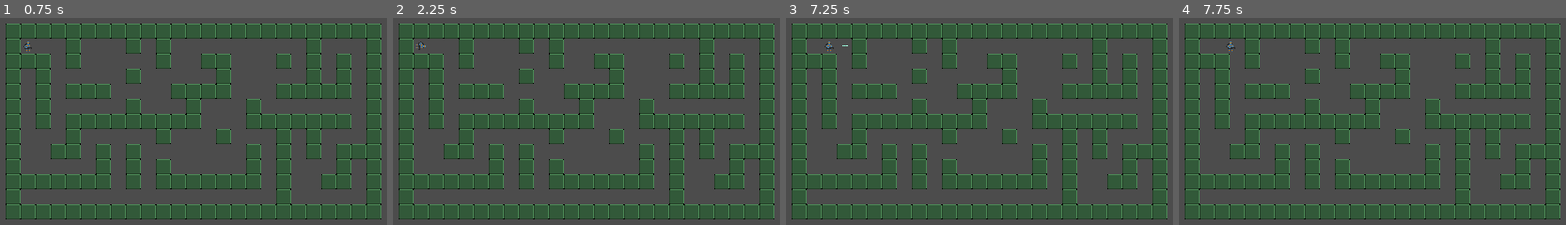
Above: before the commit, frames 1-4 (left to right).
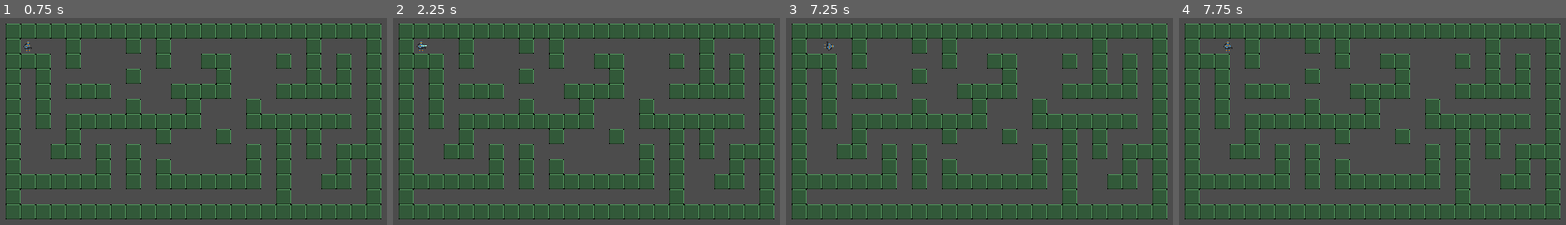
Above: after the commit, the same moments.

Repository: ffekete/WizardOfRogue
Game: Godot game, scene res://Scenes/Game/Main.tscn
The game is run twice, just before and just after one commit, with the same random seed, the same clock (stepped at 60 frames per second) and the same inputs.
Inputs:
- Up to frame 1 (0.75 s): tap Enter at 0.5 s; hold Right (ui_right) from 0.53 s (still down); hold Space (ui_fire) from 0.53 s (still down)
- Up to frame 2 (2.25 s): release Right (ui_right) at 1.28 s; release Space (ui_fire) at 1.28 s; hold Down (ui_down) 1.28-2.03 s; tap Space (ui_fire) at 1.35 s; hold Right (ui_right) from 2.03 s (still down); hold Space (ui_fire) from 2.03 s (still down)
- Up to frame 3 (7.25 s): tap Enter at 2.75, 4.25 s; release Right (ui_right) at 2.78 s; release Space (ui_fire) at 2.78 s; hold Up (ui_up) 2.78-3.53 s; tap Space (ui_fire) at 2.85, 3.5, 4.35, 5, 5.85 s; hold Space (ui_fire) 3.53-4.28 s; hold Left (ui_left) 3.53-5.03 s; hold Down (ui_down) 5.03-5.78 s; hold Space (ui_fire) 5.03-5.78 s; hold Right (ui_right) 5.78-6.53 s; hold Up (ui_up) from 6.53 s (still down); hold Space (ui_fire) from 6.53 s (still down)
- Up to frame 4 (7.75 s): release Up (ui_up) at 7.28 s; release Space (ui_fire) at 7.28 s; hold Right (ui_right) from 7.28 s (still down); tap Space (ui_fire) at 7.35 s

Frame 1 is identical in both runs. In frame 2, less than 0.1% of the frame differs, in the area x 5-9%, y 11-17%; in frame 3, less than 0.1%; in frame 4, less than 0.1%, in the area x 11-15%, y 11-17%.

Commit message:
better user control

Diff:
--- a/Scripts/Game/Player.gd
+++ b/Scripts/Game/Player.gd
@@ -30,14 +30,33 @@
 func _process(delta):
 
 	if(tween.is_active()):
+		if(Input.is_action_pressed("ui_up")):
+			next_dir = Vector2.UP
+		if(Input.is_action_pressed("ui_down")):
+			next_dir = Vector2.DOWN
+		if(Input.is_action_pressed("ui_left")):
+			next_dir = Vector2.LEFT
+		if(Input.is_action_pressed("ui_right")):
+			next_dir = Vector2.RIGHT
 		return
+
+	if(next_dir != null):
+		match(next_dir):
+			Vector2.UP:
+				_position_up()
+			Vector2.DOWN:
+				_position_down()
+			Vector2.LEFT:
+				_position_left()
+			_:
+				_position_right()
 
 	if(Input.is_action_pressed("ui_fire")):
 		if(attack_timer.is_stopped()):
 
 			$AnimatedSprite.animation = "attack"
 			attack_timer.start(1)
-			$AnimatedSprite.frames.set_animation_speed("attack", 6)
+			$AnimatedSprite.frames.set_animation_speed("attack", 12)
 
 			if(next_dir == Vector2.UP):
 				_position_up()
@@ -173,7 +192,7 @@
 
 		var bullet = Bullet.instance()
 		get_parent().add_child(bullet)
-		bullet.set_speed(100)
+		bullet.set_speed(200)
 
 		var direction
 
